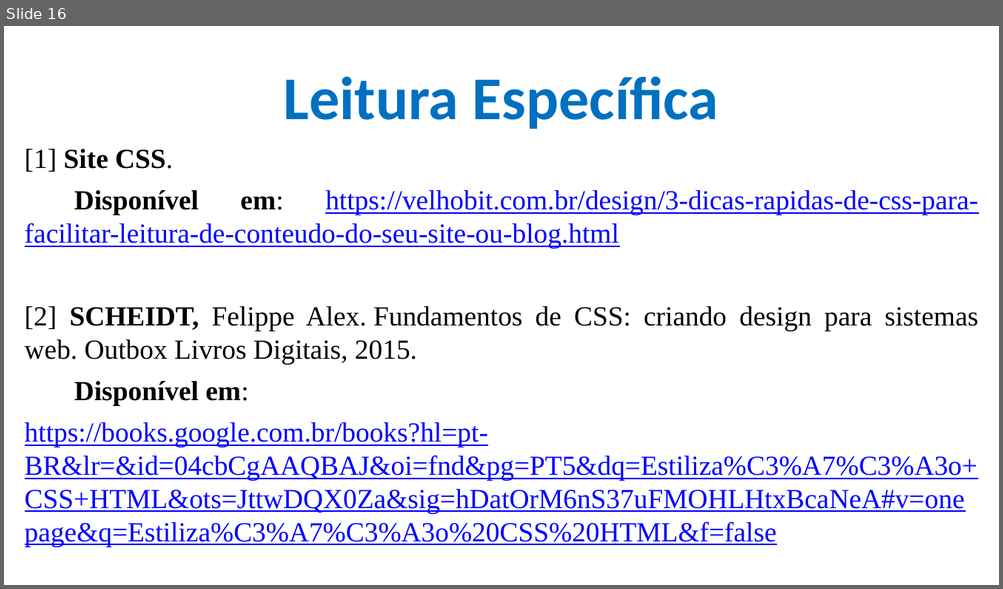
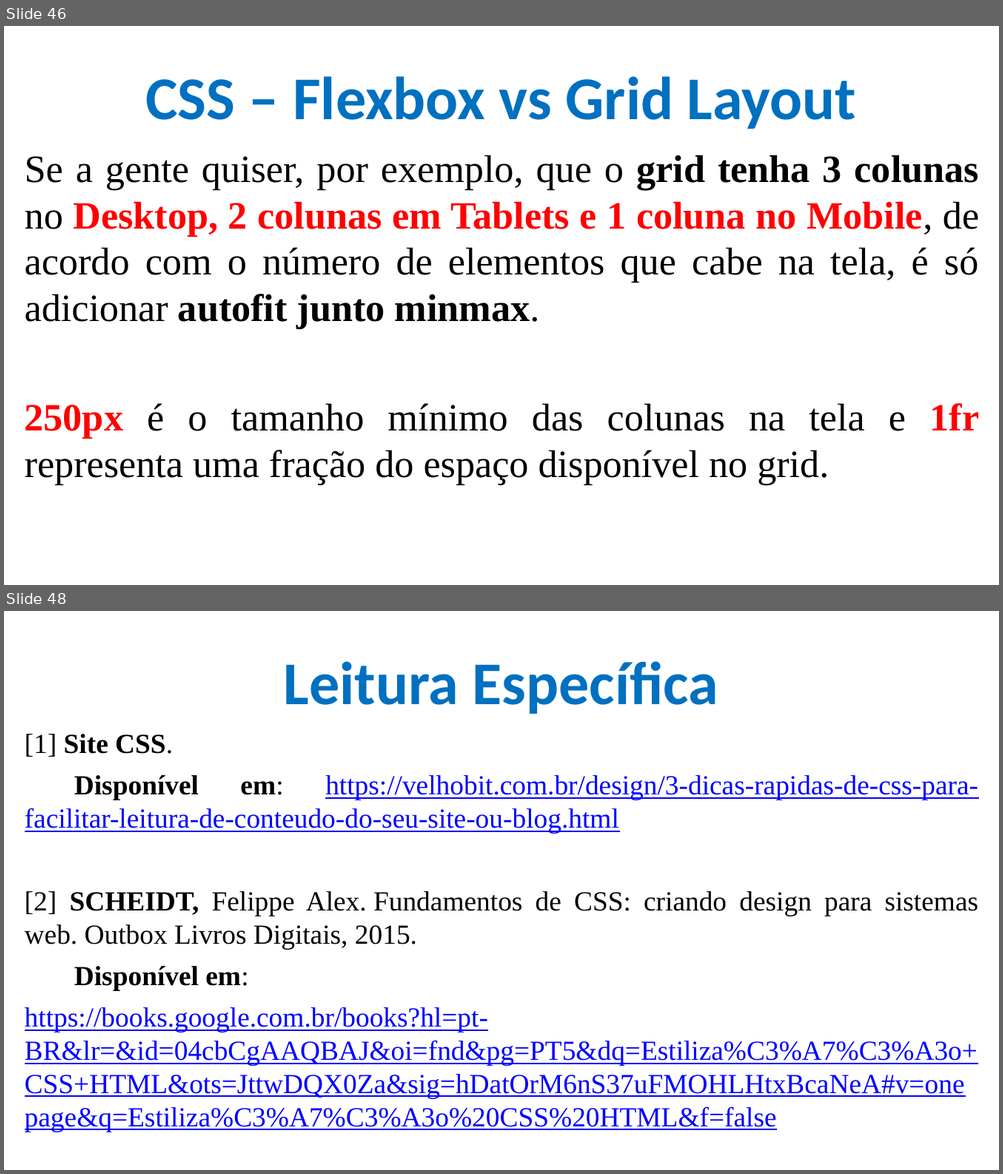
Before and after one commit to CloudEducationBrazil/WydenDesenvolvimentoWebPHP, a slide deck: 01 Classes/Aula 05 e 06 Desenvolvimento Web - CSS.pptx. Shown one above the other, each under a label of ours: slide 16 before the commit, slides 46 and 48 after it; the slides between them are not shown. The pictures are 1003x589 and 1003x1174 pixels, drawn with LibreOffice and Linux fonts; fonts in the diff are those of the drawing; background and template pictures are left out. Boxes give left, top, right and bottom in pixels: in the first picture for what was removed or moved away, otherwise in the second. Text is boxed around its words. In the diff, an @@ line names an element or a change of style, - is before the commit and + after.

```diff
--- a/01 Classes/Aula 05 e 06 Desenvolvimento Web - CSS.pptx
+++ b/01 Classes/Aula 05 e 06 Desenvolvimento Web - CSS.pptx
@@ slide 46 added at bbox=[4, 26, 999, 585], background picture (left out) @@
@@ title added at bbox=[145, 76, 856, 129], 44 pt, text #0070C0, bold @@
+CSS – Flexbox vs Grid Layout
@@ text added at bbox=[25, 155, 979, 486], 28 pt, text #000000 @@
+Se a gente quiser, por exemplo, que o grid tenha 3 colunas no Desktop, 2 colunas em Tablets e 1 coluna no Mobile, de acordo com o número de elementos que cabe na tela, é só adicionar autofit junto minmax.
+250px é o tamanho mínimo das colunas na tela e 1fr representa uma fração do espaço disponível no grid.
@@ what was slide 16 is now slide 48 @@
```
Also in this commit, not shown: 7 slides changed, 32 other slides added, 1 slide removed, 1 other file.
